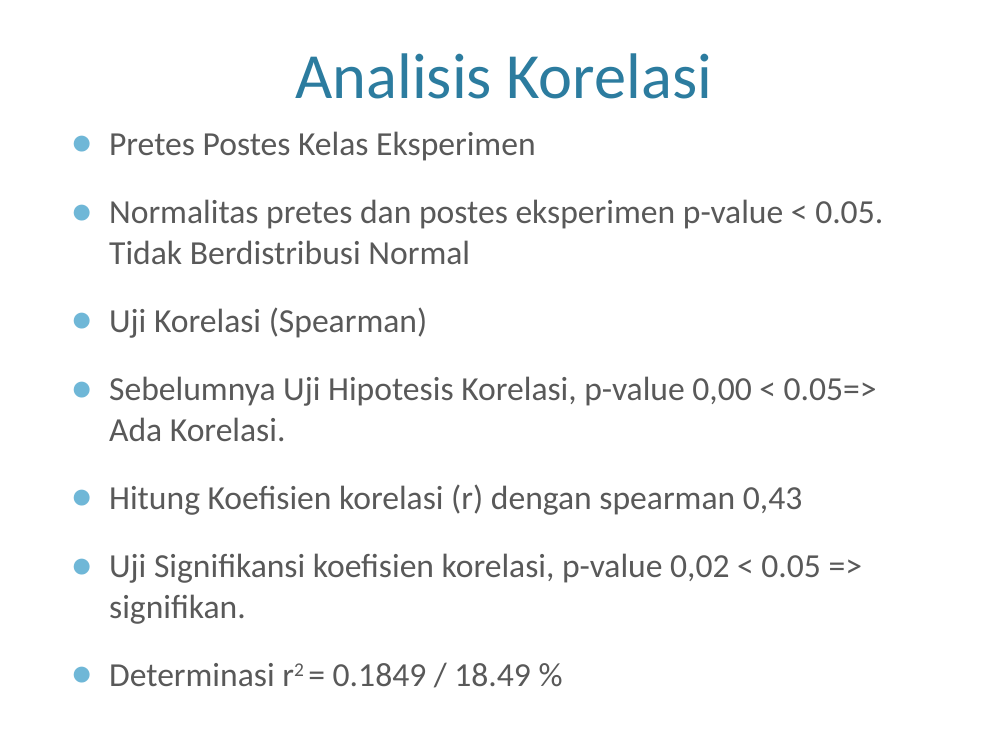
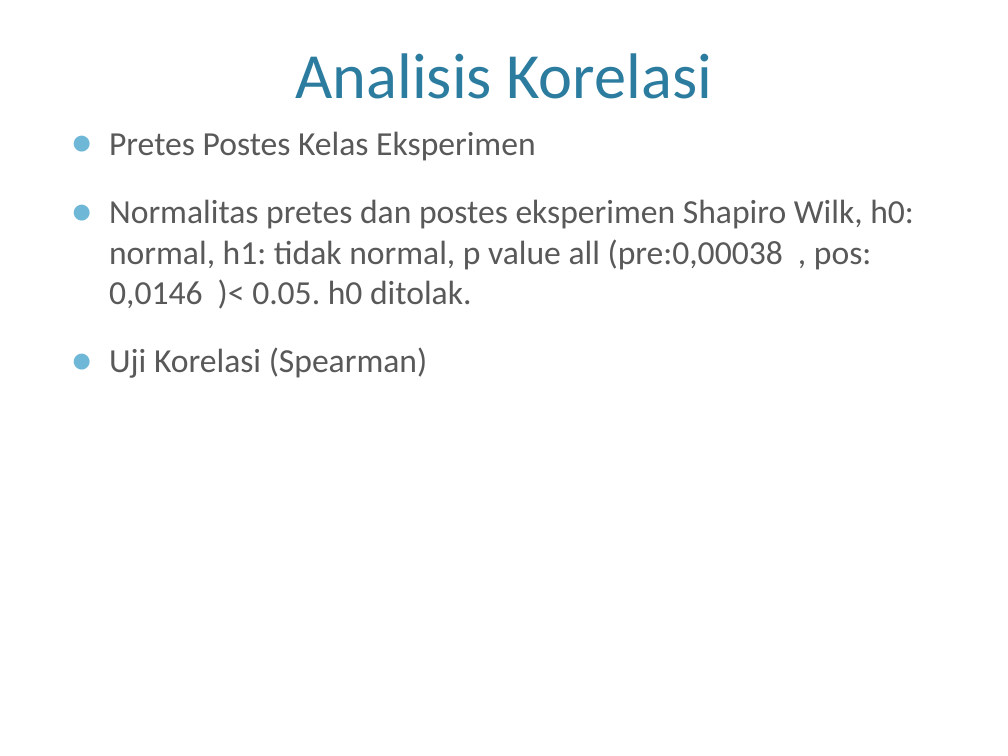
Before and after one commit to rischanlab/skripsi, a slide deck: slide 16 of presentasi munaqosah/presentasi munaqosah.pptx (slide 14 before the commit). Drawn at 1008x756 pixels with LibreOffice and Linux fonts; fonts in the diff are those of the drawing; background and template pictures are left out. Boxes give left, top, right and bottom in pixels: in the first picture for what was removed or moved away, otherwise in the second. Text is boxed around its words. In the diff, an @@ line names an element or a change of style, - is before the commit and + after.

```diff
--- a/presentasi munaqosah/presentasi munaqosah.pptx
+++ b/presentasi munaqosah/presentasi munaqosah.pptx
@@ text at [109, 199, 914, 308]: text changed @@
-● Normalitas pretes dan postes eksperimen p-value < 0.05. Tidak Berdistribusi Normal
+● Normalitas pretes dan postes eksperimen Shapiro Wilk, h0: normal, h1: tidak normal, p value all (pre:0,00038 , pos: 0,0146 )< 0.05. h0 ditolak.
@@ text at [109, 376, 877, 686]: paragraphs removed @@
-● Sebelumnya Uji Hipotesis Korelasi, p-value 0,00 < 0.05=> Ada Korelasi.
-● Hitung Koefisien korelasi (r) dengan spearman 0,43
-● Uji Signifikansi koefisien korelasi, p-value 0,02 < 0.05 => signifikan.
-● Determinasi r2 = 0.1849 / 18.49 %
```
Also in this commit, not shown: 4 other slides changed, 3 slides added, 10 other files.
